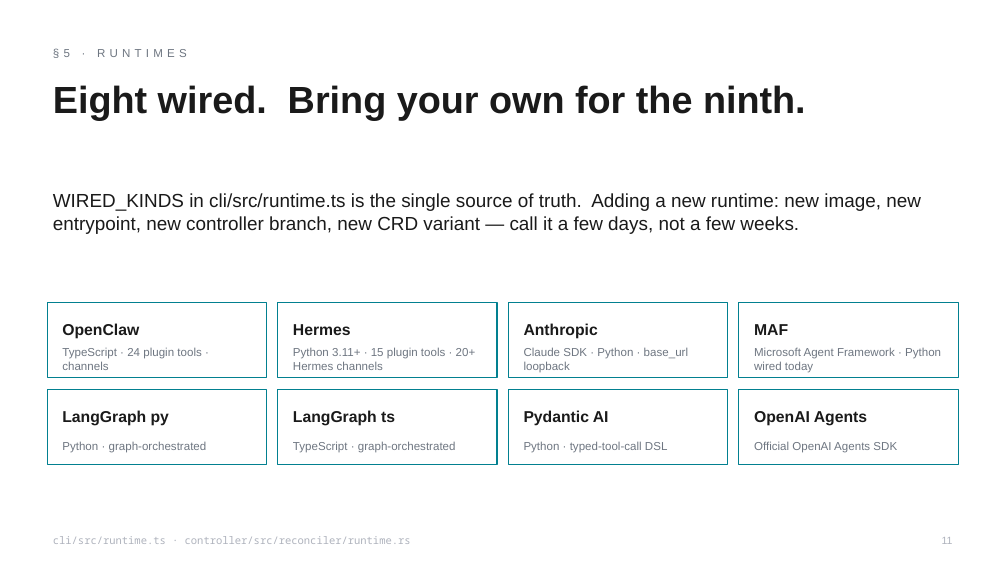
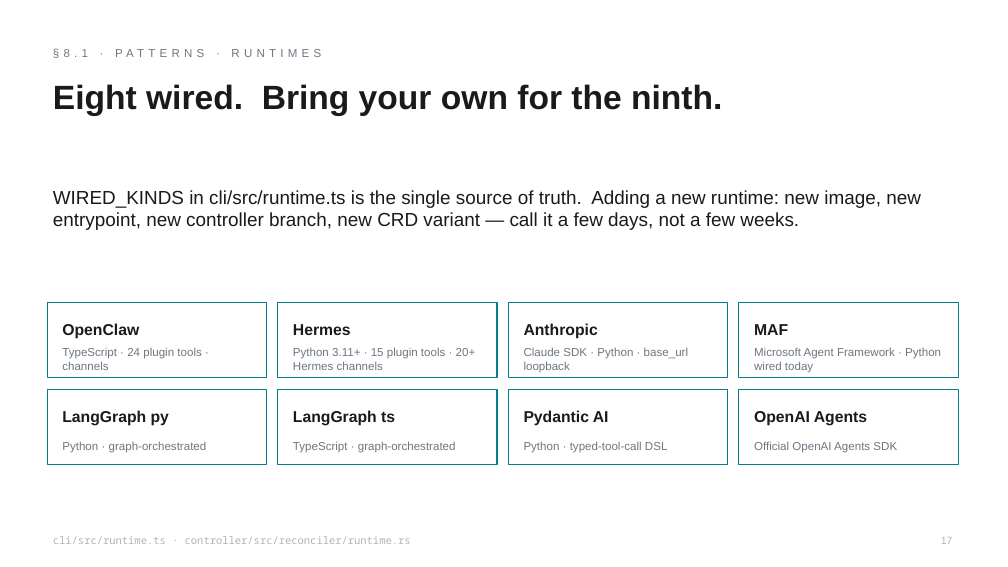
Before and after one commit to Azure/kars, a slide deck: slide 17 of docs/showcase/deliverables/kars-pitch-deck.pptx (slide 11 before the commit). Drawn at 1008x567 pixels with LibreOffice and Linux fonts; fonts in the diff are those of the drawing. Boxes give left, top, right and bottom in pixels: in the first picture for what was removed or moved away, otherwise in the second. Text is boxed around its words. In the diff, an @@ line names an element or a change of style, - is before the commit and + after.

```diff
--- a/docs/showcase/deliverables/kars-pitch-deck.pptx
+++ b/docs/showcase/deliverables/kars-pitch-deck.pptx
@@ text at (53,48,321,58): text changed @@
-§5 · RUNTIMES
+§8.1 · PATTERNS · RUNTIMES
@@ text "Eight wired. Bring your own ..." at (53,84,722,116): size 36 to 32 pt @@
@@ text "WIRED_KINDS in cli/src/runtime.ts is the ...": place and size @@
-text "WIRED_KINDS in cli/src/runtime.ts is the ..." at (53,193,921,234)
+text "WIRED_KINDS in cli/src/runtime.ts is the ..." at (53,190,921,230)
@@ text at (941,537,953,544): text changed @@
-11
+17
```
Also in this commit, not shown: 4 other slides changed, 14 slides added, 8 slides removed, 1 other file.
